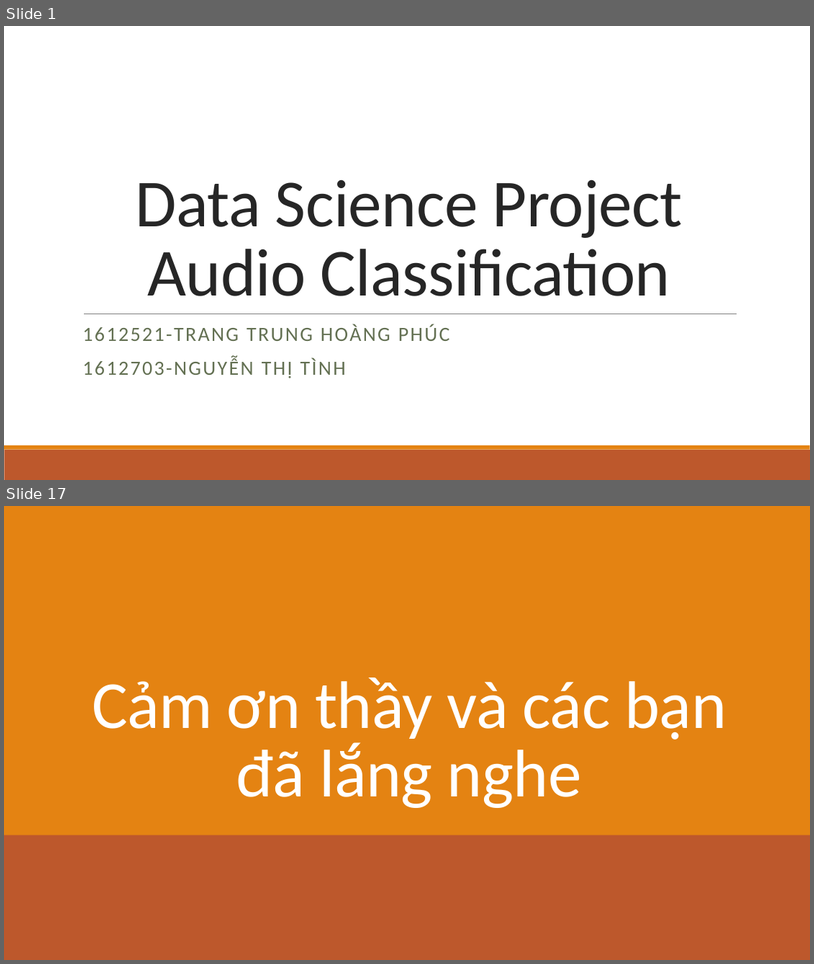
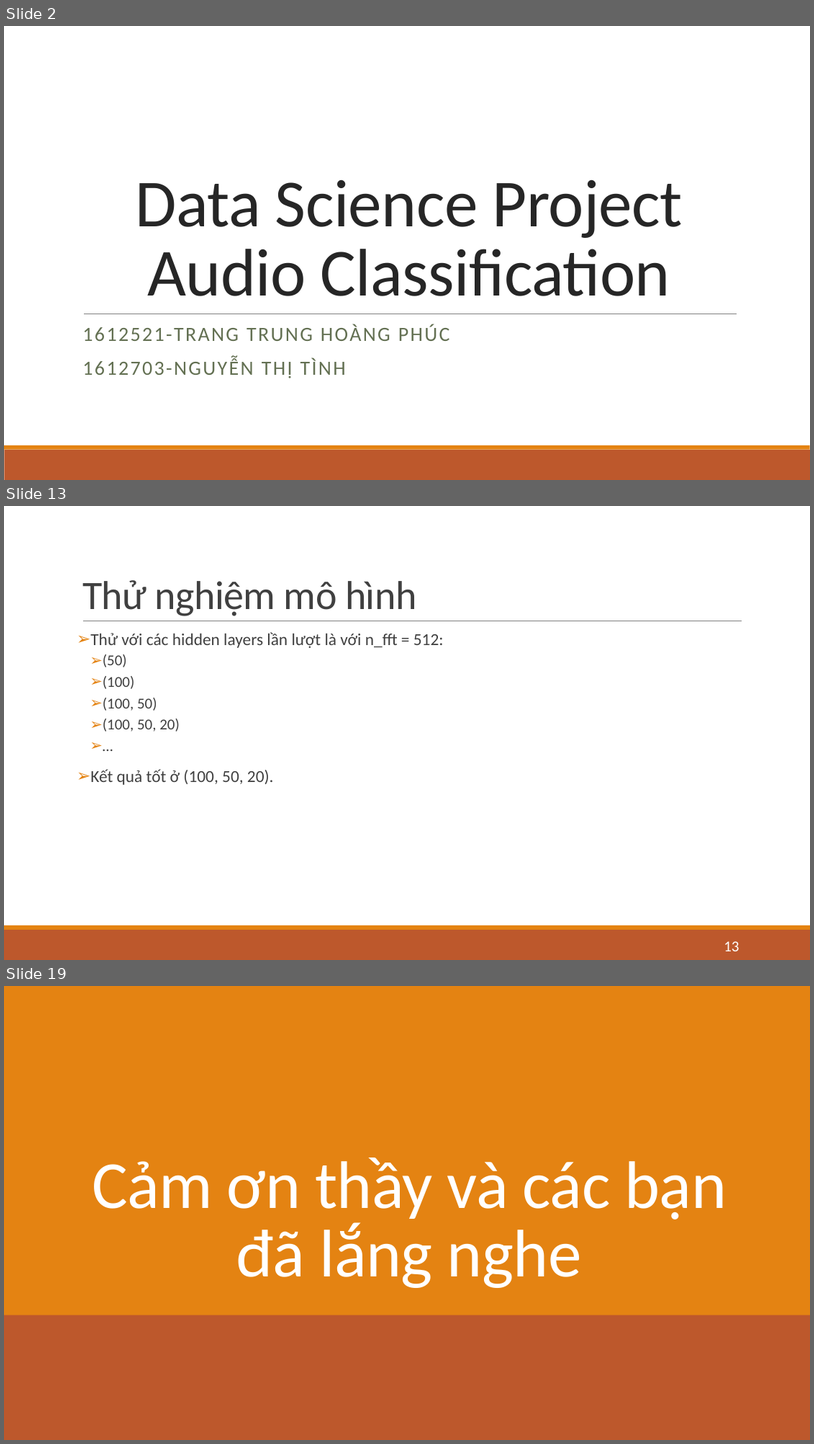
Before and after one commit to hoangphuc1998/DataScienceFinalProject, a slide deck: DataScience.pptx. Shown one above the other, each under a label of ours: slides 1 and 17 before the commit, slides 2, 13 and 19 after it; the slides between them are not shown. The pictures are 814x964 and 814x1444 pixels, drawn with LibreOffice and Linux fonts; fonts in the diff are those of the drawing. Boxes give left, top, right and bottom in pixels: in the first picture for what was removed or moved away, otherwise in the second. Text is boxed around its words. In the diff, an @@ line names an element or a change of style, - is before the commit and + after.

```diff
--- a/DataScience.pptx
+++ b/DataScience.pptx
@@ slide 13 added at (4,506,810,960), background #FFFFFF; not listed: 2 template elements that a slide beside it also shows @@
@@ title added at (82,580,417,616), 48 pt, text #404040 @@
+Thử nghiệm mô hình
@@ line added from (83, 621) to (743, 621), #808080 0.5 pt @@
@@ text added at (90,632,444,785), 20 pt, text #404040 @@
+➢ Thử với các hidden layers lần lượt là với n_fft = 512:
+  ➢ (50)
+  ➢ (100)
+  ➢ (100, 50)
+  ➢ (100, 50, 20)
+  ➢ …
+➢ Kết quả tốt ở (100, 50, 20).
@@ page number added at (724,941,739,951), 18 pt, text #FFFFFF @@
+13
@@ what was slide 1 is now slide 2 @@
@@ what was slide 17 is now slide 19 @@
```
Also in this commit, not shown: 15 slides changed, 1 other slide added.
